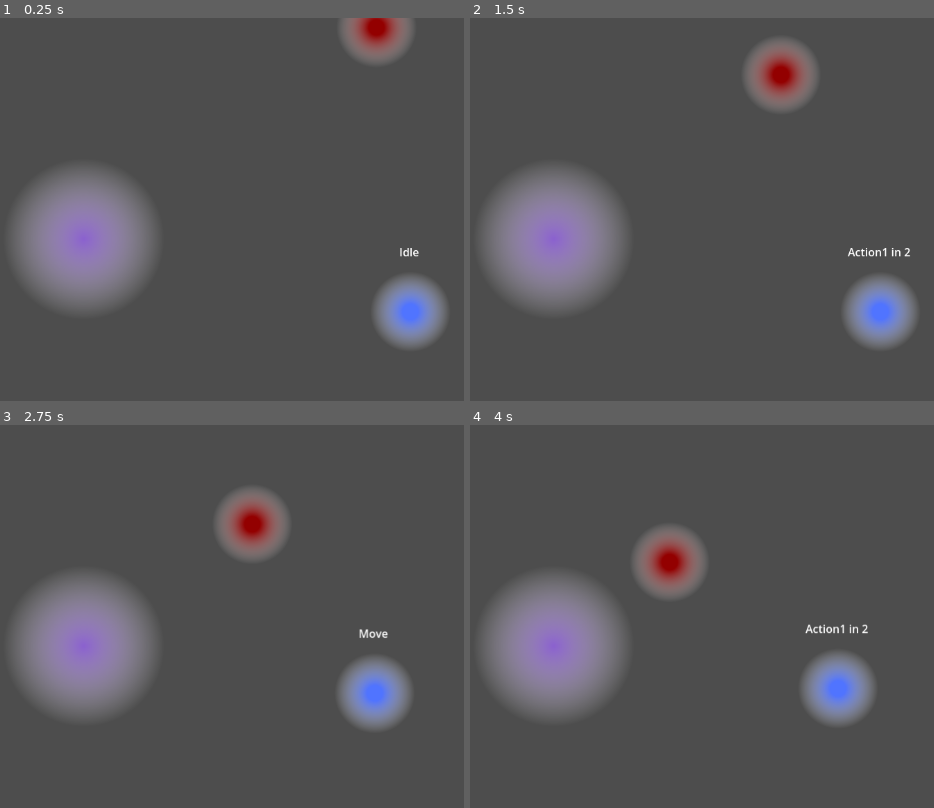
Above: before the commit, frames 1-4 (two rows, left to right).
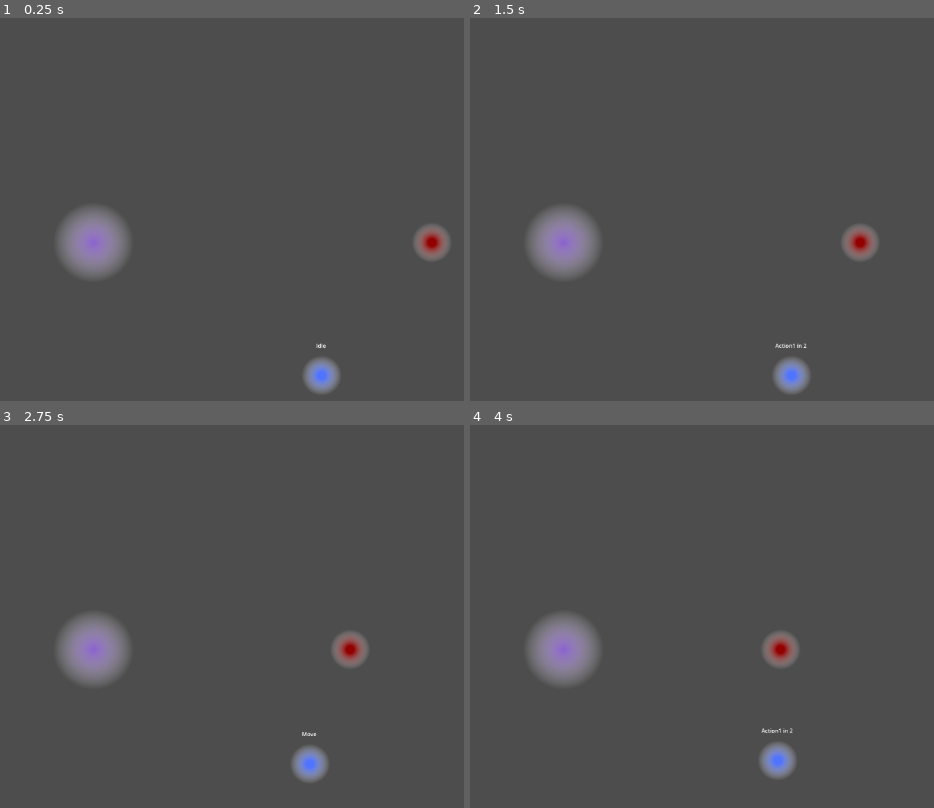
Above: after the commit, the same moments.

Repository: dwlee0802/ProbabilityShooter
Game: Godot game, scene res://Scenes/game.tscn
The game is run twice, just before and just after one commit, with the same random seed, the same clock (stepped at 60 frames per second) and the same inputs.
Inputs (mouse positions are in pixels of both pictures, inside the frame that each line leads up to):
- Up to frame 1 (0.25 s): no input
- Up to frame 2 (1.5 s): move the mouse to (739, 220) at 0.52 s; tap Q (action_1) at 0.6 s; move the mouse to (outside the picture) at 1.27 s; click (outside the picture) at 1.35 s
- Up to frame 3 (2.75 s): move the mouse to (176, 551) at 2.02 s; right-click (176, 551) at 2.1 s
- Up to frame 4 (4 s): move the mouse to (525, 739) at 2.77 s; tap Q (action_1) at 2.85 s; move the mouse to (804, 716) at 3.52 s; click (804, 716) at 3.6 s

The runs differ from the first frame. In frame 1, 13% of the frame differs, in the area x 3-97%, y 0-98%; in frame 2, 13%; in frame 3, 13%; in frame 4, 13%, in the area x 3-88%, y 26-93%.

Commit message:
Improved enemy unit direction adjustment.

Diff:
--- a/Scenes/core.gd
+++ b/Scenes/core.gd
@@ -8,8 +8,15 @@
 func _on_body_entered(body):
 	print("core hit!")
 
-	# reduce core health
+	if body is EnemyUnit:
+		# reduce core health
+		receive_hit(body.health_points)
 
-	# if core health is zero or below, emit signal
-	if core_health <= 0:
-		core_killed.emit()
+		# if core health is zero or below, emit signal
+		if core_health <= 0:
+			core_killed.emit()
+
+		body.queue_free()
+
+func receive_hit(amount):
+	core_health -= amount
--- a/Scenes/enemy_unit.gd
+++ b/Scenes/enemy_unit.gd
@@ -6,6 +6,8 @@
 var health_points: int = 100
 
 var movement_speed: float = 0
+
+var adjust_modifier: float = 4
 
 func on_spawn(speed):
 	var core_dir = global_position.direction_to(EnemyUnit.core_position)
@@ -28,10 +30,10 @@
 
 	var adjustment_force: Vector2 = target_direction - current_direction
 
-	apply_central_impulse(adjustment_force)
+	apply_central_impulse(adjustment_force * adjust_modifier)
 
 	# bring speed back to normal
 	if current_speed > movement_speed:
-		apply_central_impulse(-current_direction * delta)
+		apply_central_impulse(abs(current_speed - movement_speed) * -current_direction * delta)
 	else:
-		apply_central_impulse(current_direction * delta)
+		apply_central_impulse(abs(current_speed - movement_speed) * current_direction * delta)
--- a/Scenes/game.tscn
+++ b/Scenes/game.tscn
@@ -8,9 +8,12 @@
 script = ExtResource("1_entdd")
 
 [node name="Core" parent="." instance=ExtResource("1_i48ud")]
-position = Vector2(559, 319)
 
 [node name="PlayerUnit" parent="." instance=ExtResource("2_jg501")]
-position = Vector2(1030, 424)
+position = Vector2(658, 384)
+
+[node name="Camera2D" type="Camera2D" parent="."]
+position = Vector2(6, 0)
+zoom = Vector2(0.5, 0.5)
 
 [connection signal="body_entered" from="Core" to="Core" method="_on_body_entered"]
--- a/Scenes/projectile.gd
+++ b/Scenes/projectile.gd
@@ -6,7 +6,7 @@
 
 var damage_amount: int = 0
 
-var knock_back_amount: float = 100
+var knock_back_amount: float = 300
 
 func launch(direction: Vector2, _speed: float, amount: int) -> void:
 	dir = direction
